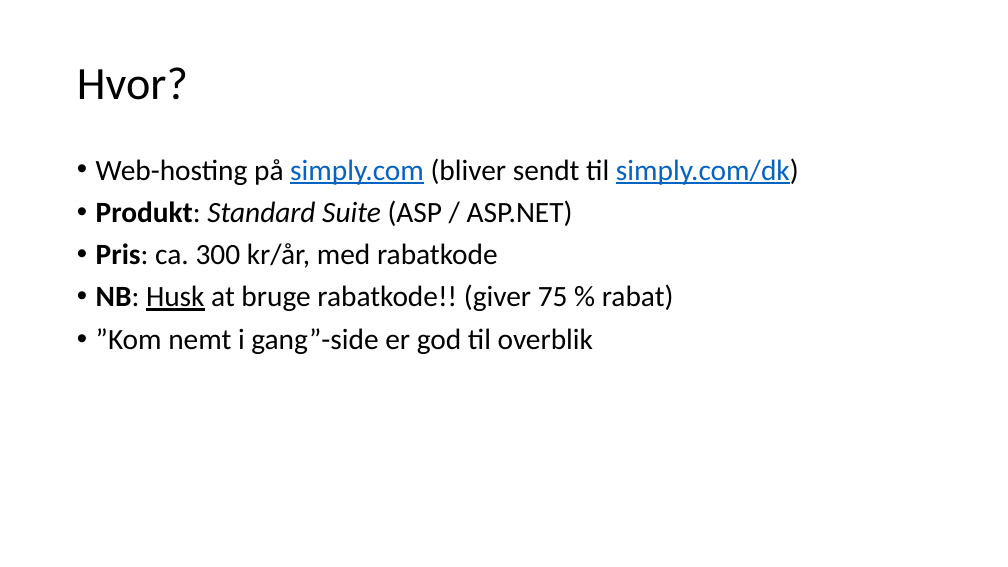
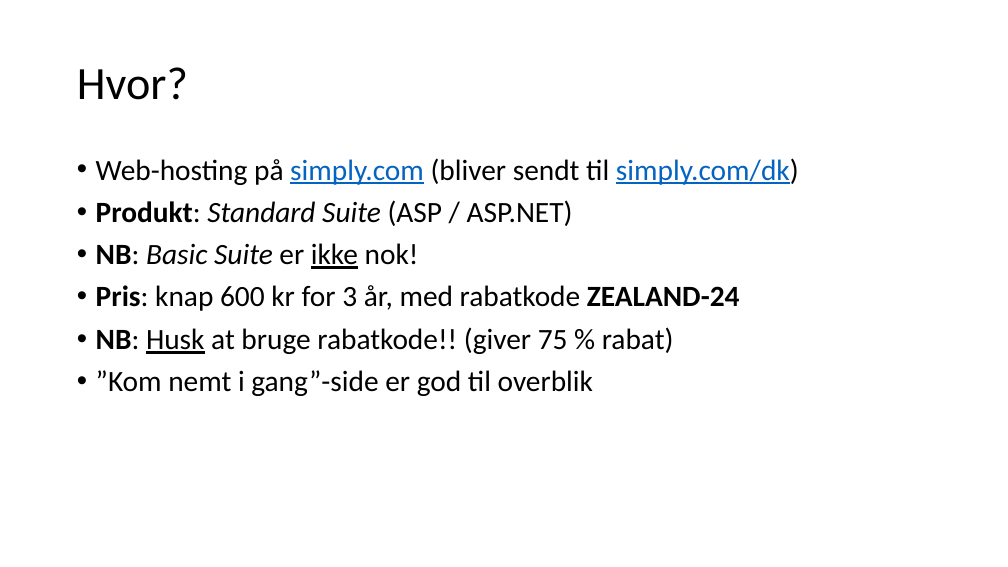
Before and after one commit to perslaursen/OOProg22, a slide deck: slide 2 of Chap/Misc/SimplyWebHosting.pptx. Drawn at 1008x567 pixels with LibreOffice and Linux fonts; fonts in the diff are those of the drawing. Boxes give left, top, right and bottom in pixels: in the first picture for what was removed or moved away, otherwise in the second. Text is boxed around its words. In the diff, an @@ line names an element or a change of style, - is before the commit and + after.

```diff
--- a/Chap/Misc/SimplyWebHosting.pptx
+++ b/Chap/Misc/SimplyWebHosting.pptx
@@ text at (x1=96, y1=243, x2=740, y2=311): text changed @@
-• Pris: ca. 300 kr/år, med rabatkode
+• NB: Basic Suite er ikke nok!
+• Pris: knap 600 kr for 3 år, med rabatkode ZEALAND-24
```
Also in this commit, not shown: 9 other slides changed, 21 slides added, 19 slides removed.
